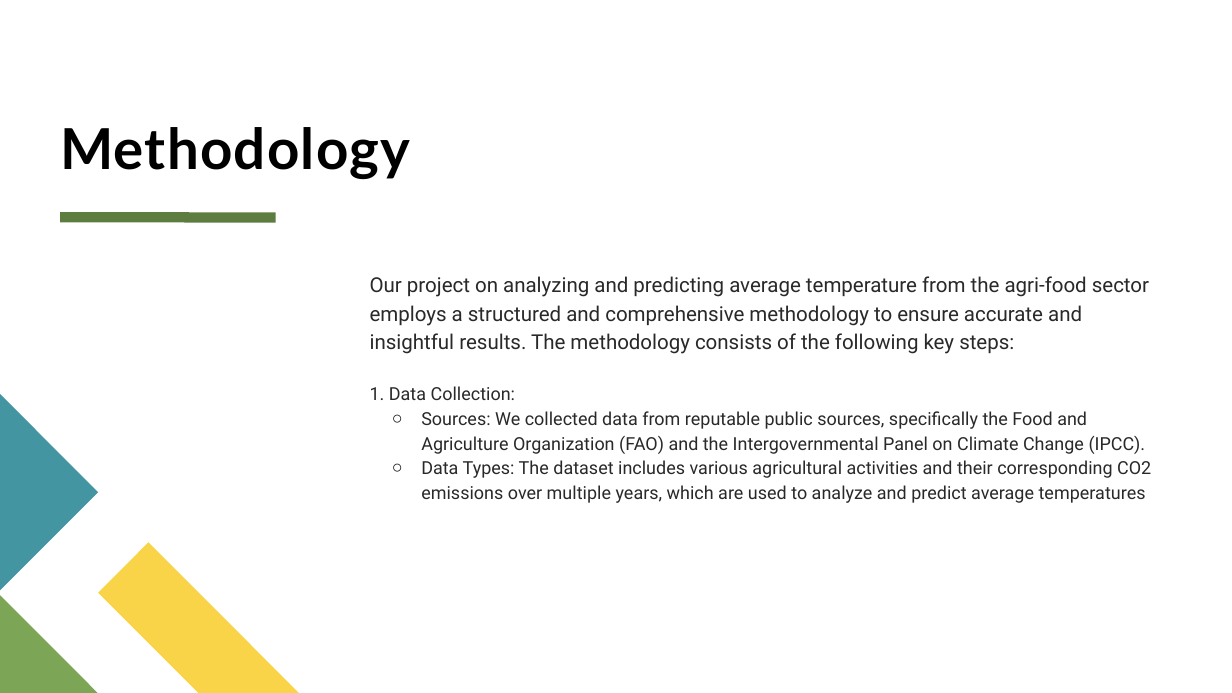
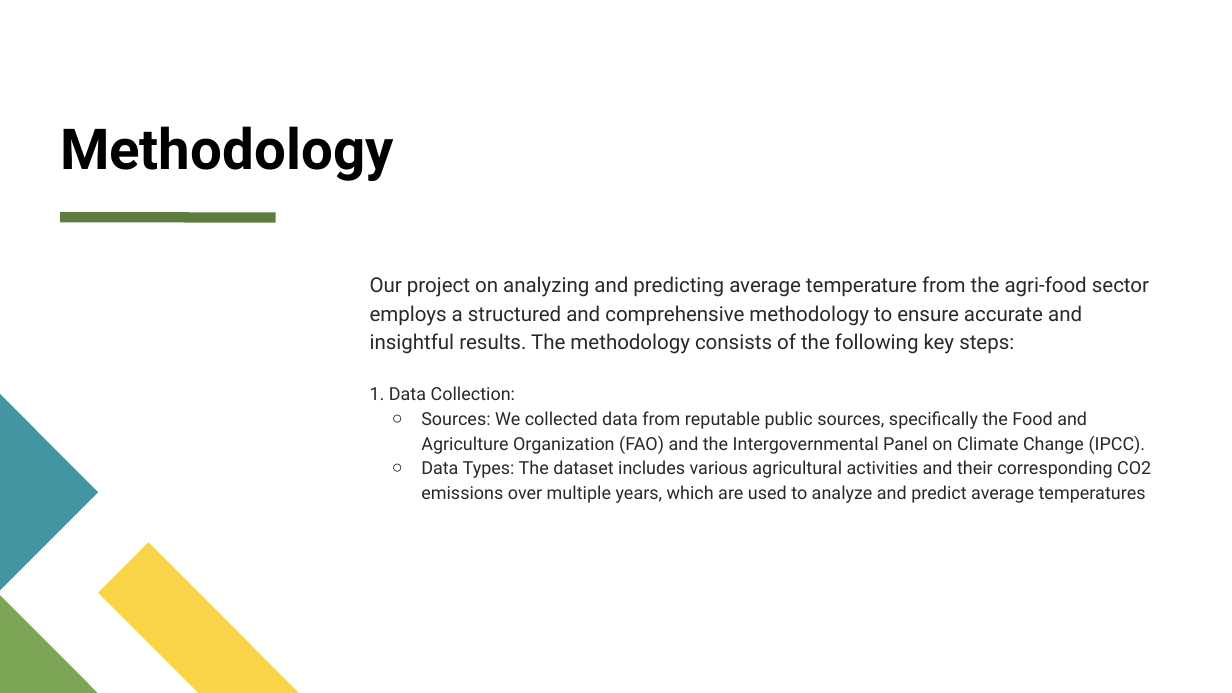
Before and after one commit to nhlokomomhlophe/2401PTDS_Regression_Project, a slide deck: slide 5 of Climate Change Impact on Agriculture.pptx. Drawn at 1232x693 pixels with LibreOffice and Linux fonts; fonts in the diff are those of the drawing. Boxes give left, top, right and bottom in pixels: in the first picture for what was removed or moved away, otherwise in the second. Text is boxed around its words. In the diff, an @@ line names an element or a change of style, - is before the commit and + after.

```diff
--- a/Climate Change Impact on Agriculture.pptx
+++ b/Climate Change Impact on Agriculture.pptx
@@ title "Methodology" at <box>60,126,394,181</box>: font Lato to Roboto, letter spacing 1 to 0 pt @@
```
Also in this commit, not shown: 19 other slides changed, 1 other file.
